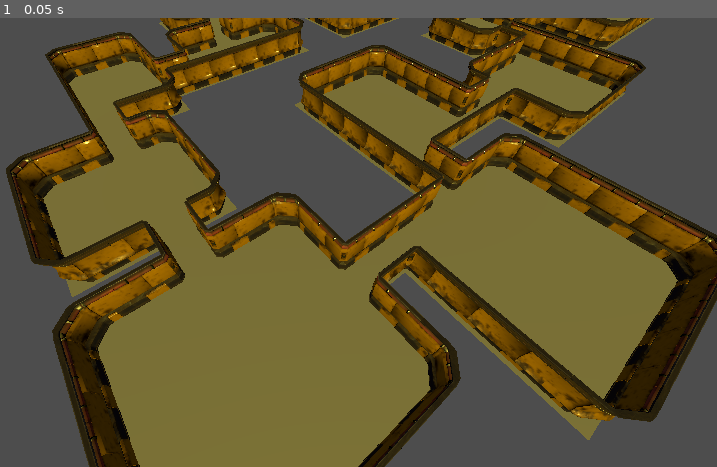
Above: before the commit, frame 1.
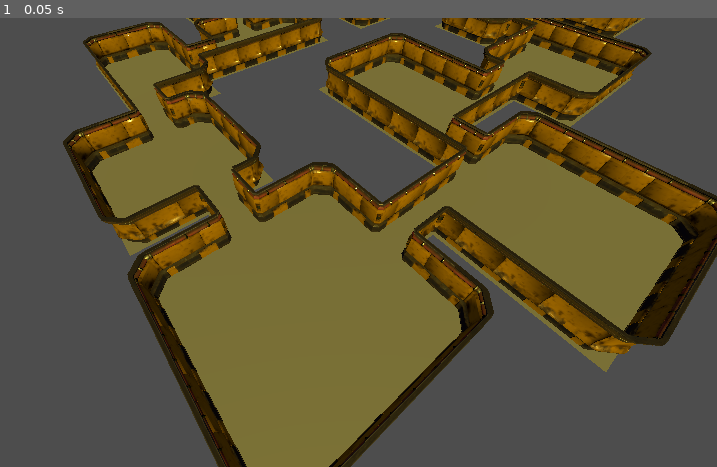
Above: after the commit, the same moment.

Repository: CalebJep/hackusu2023
Game: Godot game, scene res://testNode.tscn
Same seed, same stepped clock (60 frames per second), same inputs: the game is played once before the commit and once after it. This scene is started directly instead of the project's main scene.
Inputs:
- Up to frame 1 (0.05 s): no input

The runs differ from the first frame. In frame 1, 51% of the frame differs, in the area x 0-100%, y 0-100%.

Commit message:
finished environment generation

Diff:
--- a/testNode.tscn
+++ b/testNode.tscn
@@ -18,7 +18,7 @@
 tileSize = 4
 
 [node name="Camera3D" type="Camera3D" parent="."]
-transform = Transform3D(0.782423, 0.514113, -0.351428, -7.45058e-09, 0.564319, 0.825557, 0.622747, -0.645935, 0.441536, 0, 23.2082, 6.97689)
+transform = Transform3D(0.782423, 0.514113, -0.351428, -7.45058e-09, 0.564319, 0.825557, 0.622747, -0.645935, 0.441536, -5.27826, 23.2082, 8.09422)
 environment = SubResource("Environment_bo8qg")
 
 [node name="DirectionalLight3D" type="DirectionalLight3D" parent="Camera3D"]
Binary file added: Models/ROBOIDstrafeleft.glb
Not shown, added: Models/ROBOIDstrafeleft.glb.import
Binary file added: Models/ROBOIDstrafeleft_ROBOID3_Material.001_Metallic-ROBOID3_Material.png
Not shown, added: Models/ROBOIDstrafeleft_ROBOID3_Material.001_Metallic-ROBOID3_Material.png.import
Binary file added: Models/ROBOIDstrafeleft_ROBOID3_Material.002_Metallic-ROBOID3_Material.png
Not shown, added: Models/ROBOIDstrafeleft_ROBOID3_Material.002_Metallic-ROBOID3_Material.png.import
Binary file added: Models/ROBOIDstrafeleft_ROBOID3_Material.003_Metallic-ROBOID3_Material.png
Not shown, added: Models/ROBOIDstrafeleft_ROBOID3_Material.003_Metallic-ROBOID3_Material.png.import
Binary file added: Models/ROBOIDstrafeleft_ROBOID3_Material.png
Not shown, added: Models/ROBOIDstrafeleft_ROBOID3_Material.png.import
Binary file added: Models/ROBOIDstrafeleft_ROBOID3_Material_10.png
Not shown, added: Models/ROBOIDstrafeleft_ROBOID3_Material_10.png.import
(and 40 more such lines)
